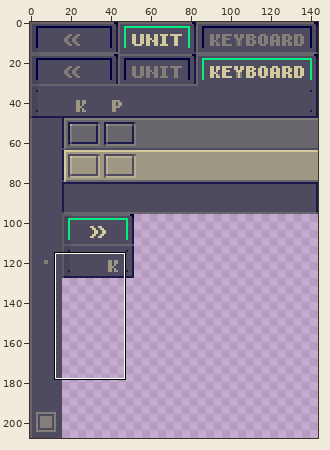
Edited in one commit: sprite sheet (static/res/unitbars.png). Above: a wide view before the commit, with the close-up outlined.
Close-up. The starting point:
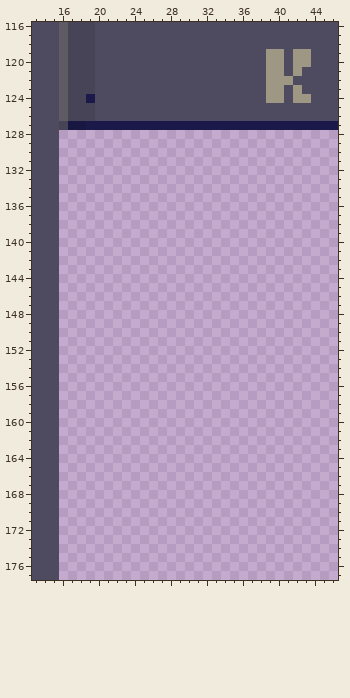
The file is 144x208 pixels. Colours within 5 levels of each other are drawn and written as one. Shown: x 13..46, y 116..177. The commit also changed other parts of the picture, which this record leaves out.
Now the later version:
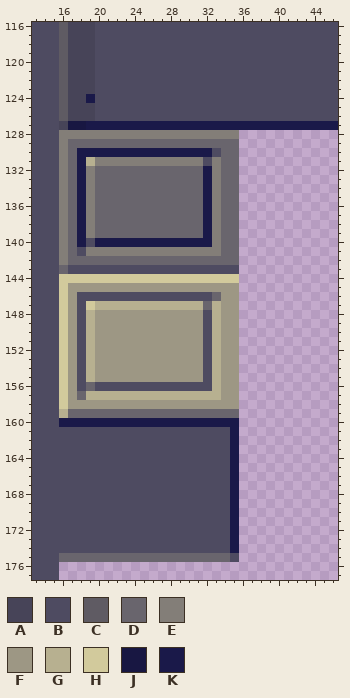
Palette (. is transparent): A #474458  B #4e4b61  C #5f5b63  D #69656d  E #837e78  F #9d9784  G #b7b090  H #d2ca9c  J #181742  K #1a1949
Difference:
Changed rows in their new state; - is an unchanged pixel.
first column x 39:
119 BB-BB
120 BB-BB
121 BB-B-
122 BBB--
123 BB-B-
124 BB-BB
first column x 16:
128 EEEEEEEEEEEEEEEEEEEE
129 EDDDDDDDDDDDDDDDDDDD
130 EDKKKKKKKKKKKKKKKBDD
131 EDKGEEEEEEEEEEEEBEDD
132 EDKEDDDDDDDDDDDDKEDD
133 EDKEDDDDDDDDDDDDKEDD
134 EDKEDDDDDDDDDDDDKEDD
135 EDKEDDDDDDDDDDDDKEDD
136 EDKEDDDDDDDDDDDDKEDD
137 EDKEDDDDDDDDDDDDKEDD
138 EDKEDDDDDDDDDDDDKEDD
139 EDKEDDDDDDDDDDDDKEDD
140 EDKBKKKKKKKKKKKKKEDD
141 EDBEEEEEEEEEEEEEEEDD
142 EDDDDDDDDDDDDDDDDDDD
143 DBBBBBBBBBBBBBBBBBBB
144 HHHHHHHHHHHHHHHHHHHH
145 HFFFFFFFFFFFFFFFFFFF
146 HFBBBBBBBBBBBBBBBDFF
147 HFBHGGGGGGGGGGGGDGFF
148 HFBGFFFFFFFFFFFFBGFF
149 HFBGFFFFFFFFFFFFBGFF
150 HFBGFFFFFFFFFFFFBGFF
151 HFBGFFFFFFFFFFFFBGFF
152 HFBGFFFFFFFFFFFFBGFF
153 HFBGFFFFFFFFFFFFBGFF
154 HFBGFFFFFFFFFFFFBGFF
155 HFBGFFFFFFFFFFFFBGFF
156 HFBDBBBBBBBBBBBBBGFF
157 HFDGGGGGGGGGGGGGGGFF
158 HFFFFFFFFFFFFFFFFFFF
159 GDDDDDDDDDDDDDDDDDDD
160 KKKKKKKKKKKKKKKKKKKK
161 BBBBBBBBBBBBBBBBBBBK
162 BBBBBBBBBBBBBBBBBBBK
163 BBBBBBBBBBBBBBBBBBBK
164 BBBBBBBBBBBBBBBBBBBK
165 BBBBBBBBBBBBBBBBBBBK
166 BBBBBBBBBBBBBBBBBBBK
167 BBBBBBBBBBBBBBBBBBBK
168 BBBBBBBBBBBBBBBBBBBK
169 BBBBBBBBBBBBBBBBBBBK
170 BBBBBBBBBBBBBBBBBBBK
171 BBBBBBBBBBBBBBBBBBBK
172 BBBBBBBBBBBBBBBBBBBK
173 BBBBBBBBBBBBBBBBBBBK
174 BBBBBBBBBBBBBBBBBBBK
175 DDDDDDDDDDDDDDDDDDDB
Boxes around the changes in both close-ups, in picture pixels (x1, y1, x2, y2):
changed: (266, 49, 311, 103)
added: (59, 130, 239, 562)
